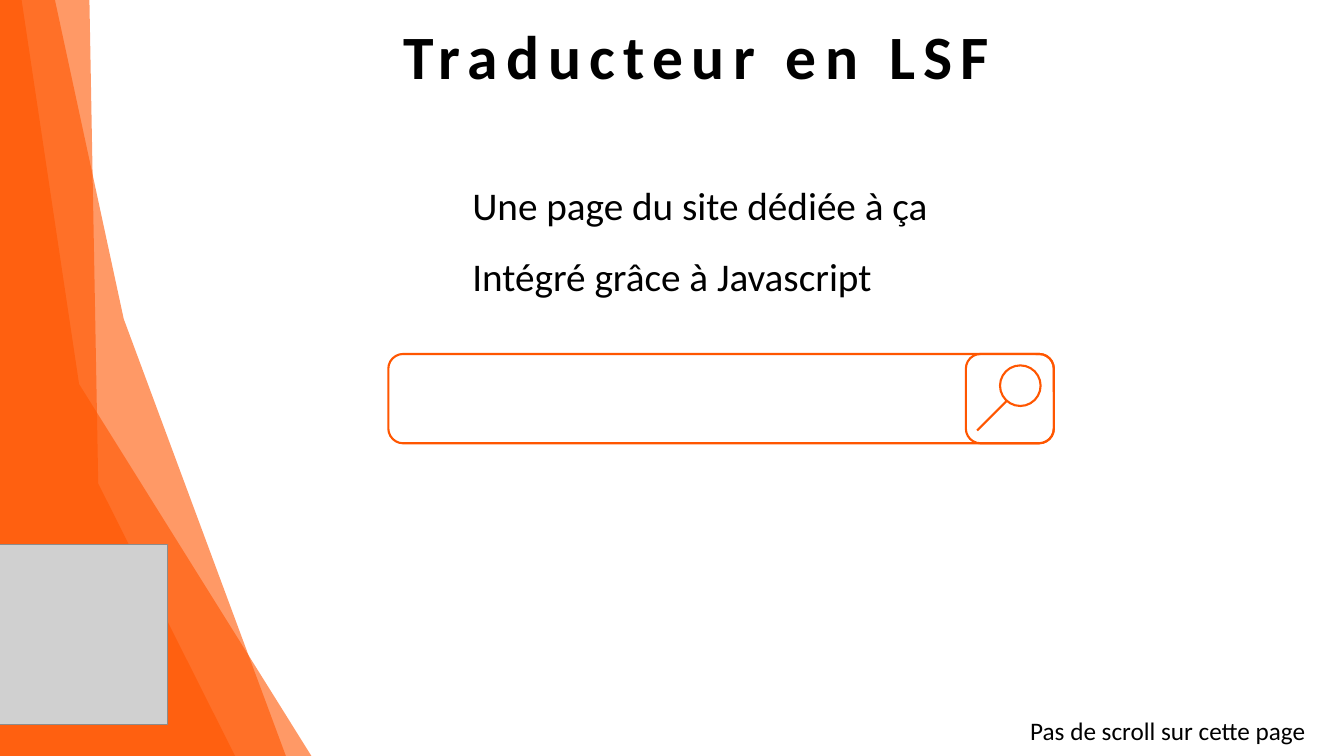
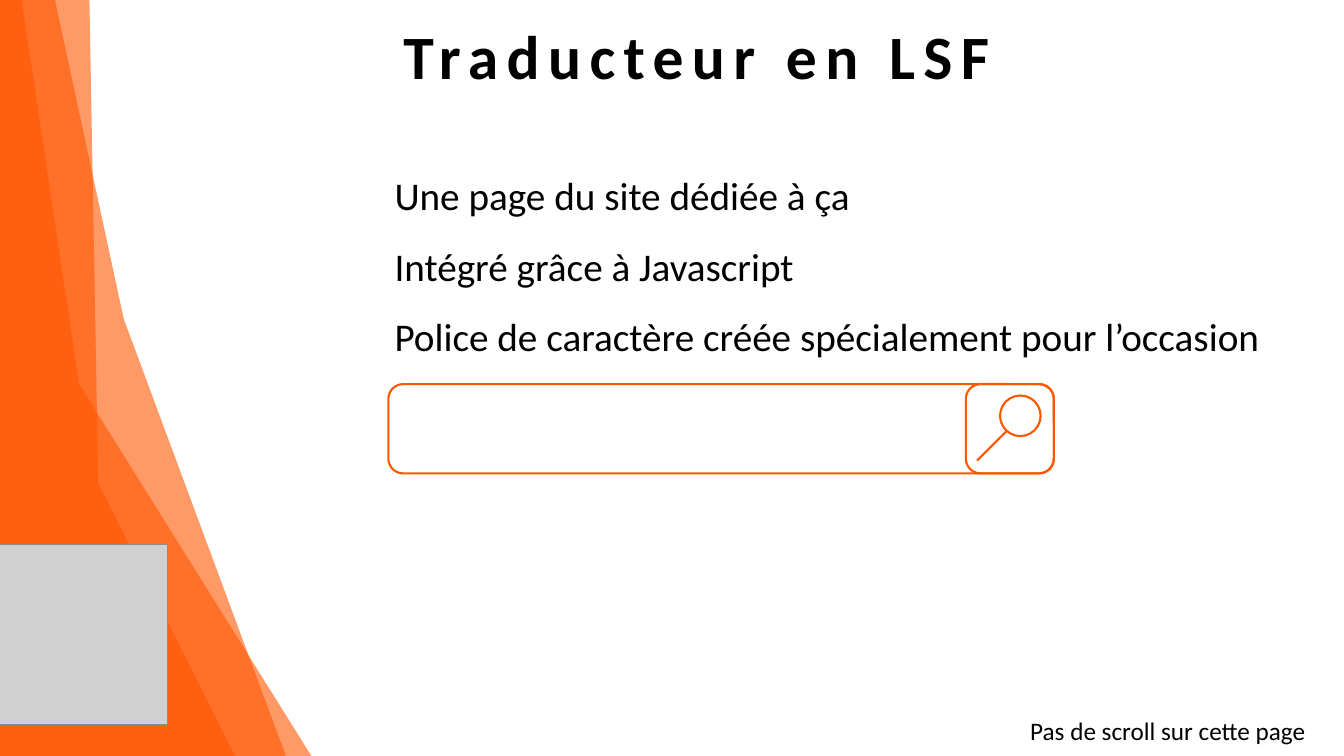
Before and after one commit to Fire-Owl/a11e-accessibilite, a slide deck: slide 19 of dossier-conception/dossier-conception-a11e-v2.pptx (slide 14 before the commit). Drawn at 1344x756 pixels with LibreOffice and Linux fonts; fonts in the diff are those of the drawing; grey boxes stand for pictures. Boxes give left, top, right and bottom in pixels: in the first picture for what was removed or moved away, otherwise in the second. Text is boxed around its words. In the diff, an @@ line names an element or a change of style, - is before the commit and + after.

```diff
--- a/dossier-conception/dossier-conception-a11e-v2.pptx
+++ b/dossier-conception/dossier-conception-a11e-v2.pptx
@@ text "Une page du site dédiée ...": place and size @@
-text "Une page du site dédiée ..." at (472, 192, 927, 298)
+text "Une page du site dédiée ..." at (395, 182, 1259, 358)
@@ text at (395, 323, 1259, 358): paragraph added @@
+Police de caractère créée spécialement pour l’occasion
@@ 2 rounded rectangles, 1 ellipse, 1 line: place and size @@
-2 rounded rectangles, 1 ellipse, 1 line at (388, 354, 1054, 444)
+2 rounded rectangles, 1 ellipse, 1 line at (388, 384, 1054, 474)
```
Also in this commit, not shown: 1 other slide changed, 6 slides added, 1 slide removed, 10 other files.
